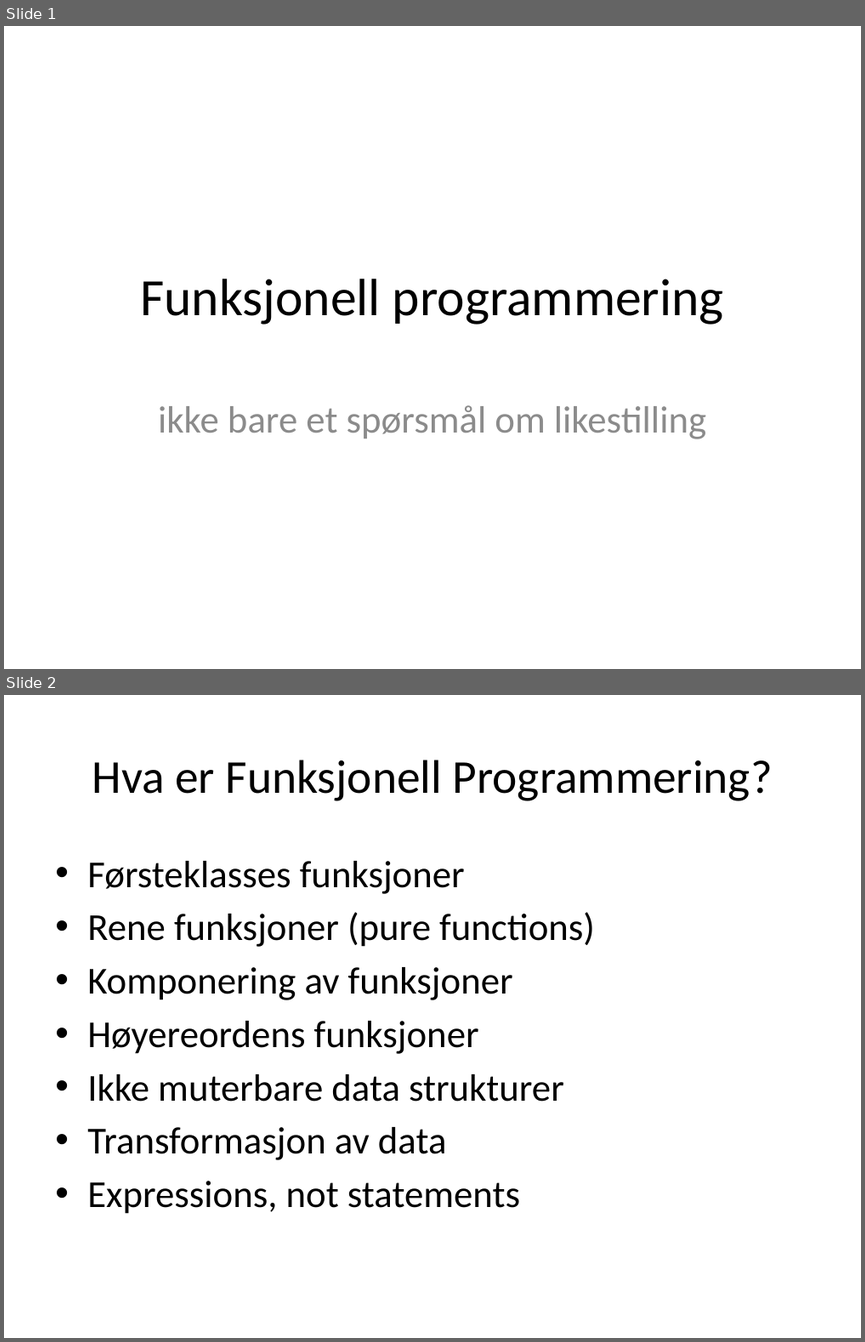
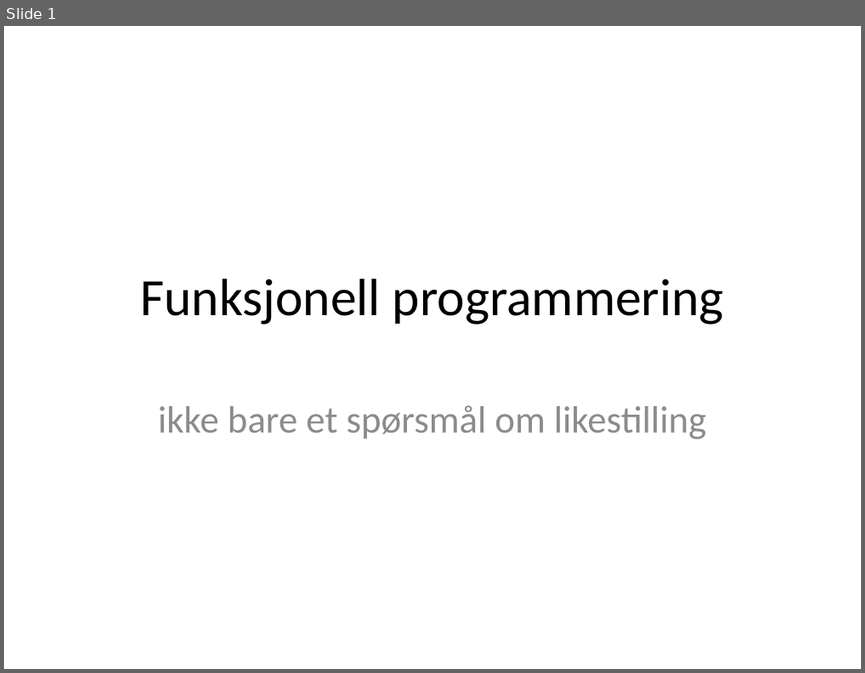
Before and after one commit to janeriksvendsen/functionalprogramming0, a slide deck: presentation/FunctionalProgramming0.pptx. Shown one above the other, each under a label of ours: slides 1 and 2 before the commit, slide 1 after it. The pictures are 865x1342 and 865x673 pixels, drawn with LibreOffice and Linux fonts; fonts in the diff are those of the drawing. Boxes give left, top, right and bottom in pixels: in the first picture for what was removed or moved away, otherwise in the second. Text is boxed around its words. In the diff, an @@ line names an element or a change of style, - is before the commit and + after.

```diff
--- a/presentation/FunctionalProgramming0.pptx
+++ b/presentation/FunctionalProgramming0.pptx
@@ slide 2 removed at (x1=4, y1=695, x2=861, y2=1338), background #FFFFFF @@
@@ title removed at (x1=92, y1=760, x2=772, y2=801) @@
-Hva er Funksjonell Programmering?
@@ text removed at (x1=87, y1=861, x2=595, y2=1213) @@
-• Førsteklasses funksjoner
-• Rene funksjoner (pure functions)
-• Komponering av funksjoner
-• Høyereordens funksjoner
-• Ikke muterbare data strukturer
-• Transformasjon av data
-• Expressions, not statements
```
Also in this commit, not shown: 3 slides changed, 11 slides added, 2 other slides removed, 1 other file.
